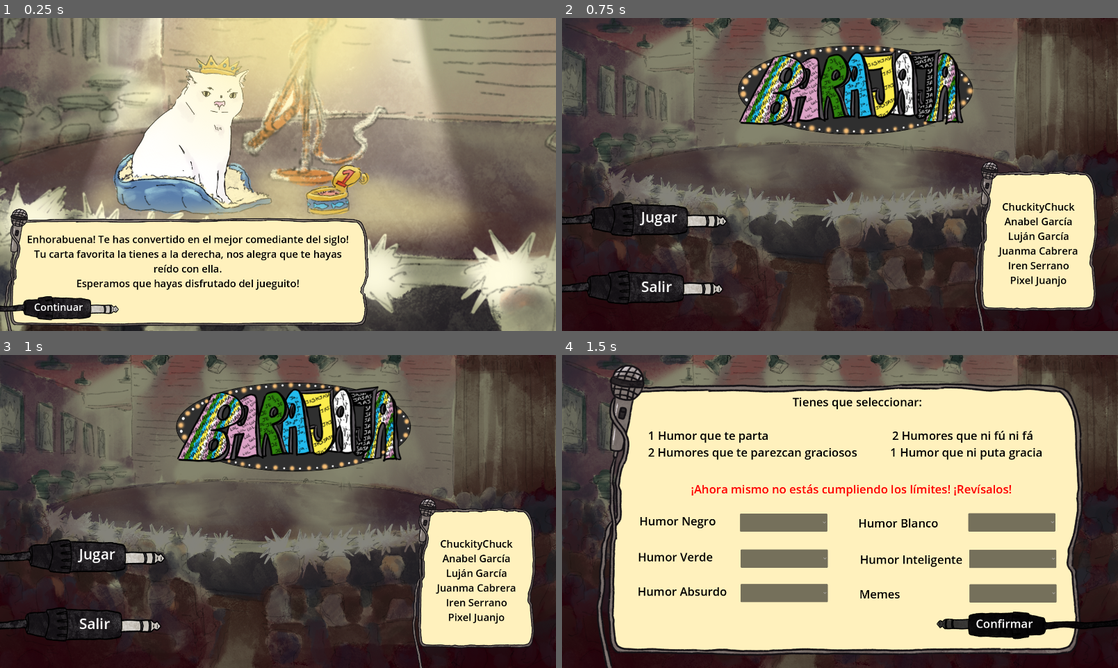
Above: before the commit, frames 1-4 (two rows, left to right).
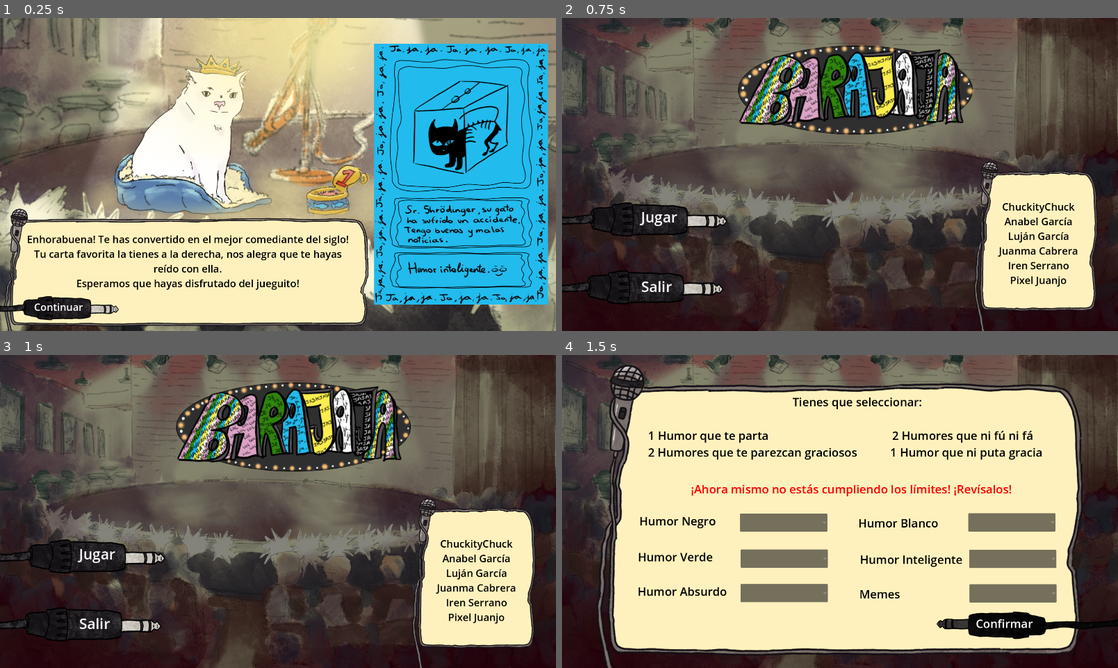
Above: after the commit, the same moments.

Repository: josediazerm/MakeMeLaugh
Game: Godot game, scene res://Scenes/Win/WinScene.tscn
Two runs of this game, one before a commit and one after it. Both use one fixed random seed, a clock stepped at 60 frames per second and the inputs below. This scene is started directly instead of the project's main scene.
Inputs:
- Up to frame 1 (0.25 s): no input
- Up to frame 2 (0.75 s): click "Continuar" at 0.5 s
- Up to frame 3 (1 s): no input
- Up to frame 4 (1.5 s): click "Jugar" at 1.25 s

The runs differ from the first frame. In frame 1, 26% of the frame differs, in the area x 67-99%, y 8-92%; in frame 2, nothing differs; in frame 3, nothing differs; in frame 4, nothing differs.
Error before the commit: Invalid assignment of property or key 'text' with value of type 'String' on a base object of type 'Nil'. (res://Scenes/Win/WinScene.gd:32)

Commit message:
free

Diff:
--- a/Make Me Laugh/Scenes/Win/WinScene.gd
+++ b/Make Me Laugh/Scenes/Win/WinScene.gd
@@ -2,14 +2,22 @@
 
 @export var data_manager : Node2D
 
-@export var label : Label
+@export var music_manager : Node2D
 
 var cards_played
 
 
 func _ready():
 	cards_played = data_manager.get_cards_played()
+	print(cards_played)
 	find_most_played_card()
+
+	music_manager.play(Constants.MENU_SOLO_INICIO_MUSIC )
+
+
+func _on_music_finished():
+
+	music_manager.play(Constants.MENU_SIN_INICIO_MUSIC )
 
 
 func find_most_played_card():
@@ -24,18 +32,21 @@
 	var most_played_card_value = 0
 	var most_played_card_key = ""
 
+	print(deck_freq)
+	print(most_played_card_value)
 	for key in deck_freq.keys():
 		if deck_freq[key] > most_played_card_value:
 			most_played_card_key = key
 			most_played_card_value = deck_freq[key]
 
-	label.text = most_played_card_key
 
 
 	var str = most_played_card_key.split("_")
 
 	var rec_str = "%s/%s/%s_%s%s"
 	rec_str = rec_str % [Constants.DEFAULT_CHISTES, str[1], str[2], str[3], Constants.SCENE_SUFFIX]
+
+	print(rec_str)
 
 	var card_load = load(rec_str)
 	var card_instance =  card_load.instantiate()
--- a/Make Me Laugh/Scenes/Win/WinScene.tscn
+++ b/Make Me Laugh/Scenes/Win/WinScene.tscn
@@ -1,12 +1,14 @@
-[gd_scene load_steps=4 format=3 uid="uid://u0ge6045w8ud"]
+[gd_scene load_steps=5 format=3 uid="uid://u0ge6045w8ud"]
 
 [ext_resource type="Script" path="res://Scenes/Win/WinScene.gd" id="1_7uo3i"]
 [ext_resource type="PackedScene" uid="uid://cw34kii6l1jgt" path="res://Managers/Scenes/DataManager.tscn" id="2_6k1fi"]
 [ext_resource type="Theme" uid="uid://da5n74cj02n0c" path="res://Theme/Game_Theme.tres" id="2_pgpuj"]
+[ext_resource type="PackedScene" uid="uid://b6kon4hjjlwwf" path="res://Scenes/MusicManager/music_manager.tscn" id="4_faobo"]
 
-[node name="WinScene" type="Node2D" node_paths=PackedStringArray("data_manager")]
+[node name="WinScene" type="Node2D" node_paths=PackedStringArray("data_manager", "music_manager")]
 script = ExtResource("1_7uo3i")
 data_manager = NodePath("DataManager")
+music_manager = NodePath("music_manager")
 
 [node name="Background" type="Panel" parent="."]
 offset_right = 1920.0
@@ -57,4 +59,9 @@
 
 [node name="DataManager" parent="." instance=ExtResource("2_6k1fi")]
 
+[node name="music_manager" parent="." instance=ExtResource("4_faobo")]
+
 [connection signal="pressed" from="Background/Panel/Continuar" to="." method="_on_continuar_pressed"]
+[connection signal="finished" from="music_manager/music" to="." method="_on_music_finished"]
+
+[editable path="music_manager"]
--- a/Make Me Laugh/save_data.tres
+++ b/Make Me Laugh/save_data.tres
@@ -1,26 +1,26 @@
-[gd_resource type="Resource" script_class="SaveSystem" load_steps=2 format=3]
+[gd_resource type="Resource" script_class="SaveSystem" load_steps=2 format=3 uid="uid://bfx5ee8pg6xhg"]
 
-[ext_resource type="Script" path="res://Resource/SaveSystem/savesystem.gd" id="1_5h38u"]
+[ext_resource type="Script" path="res://Resource/SaveSystem/savesystem.gd" id="1_ee65h"]
 
 [resource]
-script = ExtResource("1_5h38u")
-player_deck = ["/Absurdo/Absurdo_1", "/Absurdo/Absurdo_3", "/Absurdo/Absurdo_2", "/Meme/Meme_1", "/Meme/Meme_2", "/Inteligente/Inteligente_3", "/Negro/Negro_2"]
+script = ExtResource("1_ee65h")
+player_deck = ["/Absurdo/Absurdo_2", "/Meme/Meme_1", "/Inteligente/Inteligente_3", "/Blanco/Blanco_2", "/Blanco/Blanco_3", "/Negro/Negro_1", "/Meme/Meme_2"]
 enemy_deck = []
 player_stats = {
 "Absurdo": "Gracioso",
-"Blanco": "Ni puta gracia",
+"Blanco": "Ni fú ni fá",
 "Inteligente": "Ni fú ni fá",
-"Meme": "Ni fú ni fá",
+"Meme": "Ni puta gracia",
 "Negro": "Gracioso",
 "Verde": "Me parto"
 }
 enemy_stats = {
-"Absurdo": "Gracioso",
-"Blanco": "Gracioso",
-"Inteligente": "Ni fú ni fá",
+"Absurdo": "Ni fú ni fá",
+"Blanco": "Me parto",
+"Inteligente": "Gracioso",
 "Meme": "Ni puta gracia",
-"Negro": "Me parto",
-"Verde": "Ni fú ni fá"
+"Negro": "Ni fú ni fá",
+"Verde": "Gracioso"
 }
-cards_played = ["_Meme_Meme_2_tscn", "_Meme_Meme_2_tscn", "_Meme_Meme_1_tscn", "_Absurdo_Absurdo_2_tscn", "_Absurdo_Absurdo_1_tscn", "_Absurdo_Absurdo_3_tscn", "_Absurdo_Absurdo_3_tscn", "_Absurdo_Absurdo_2_tscn", "_Absurdo_Absurdo_2_tscn", "_Meme_Meme_2_tscn", "_Inteligente_Inteligente_3_tscn", "_Meme_Meme_1_tscn", "_Inteligente_Inteligente_3_tscn", "_Meme_Meme_1_tscn", "_Inteligente_Inteligente_3_tscn", "_Absurdo_Absurdo_1_tscn", "_Absurdo_Absurdo_3_tscn", "_Negro_Negro_2_tscn", "_Absurdo_Absurdo_1_tscn", "_Absurdo_Absurdo_2_tscn", "_Absurdo_Absurdo_2_tscn", "_Inteligente_Inteligente_3_tscn", "_Absurdo_Absurdo_3_tscn", "_Absurdo_Absurdo_2_tscn", "_Absurdo_Absurdo_1_tscn"]
+cards_played = ["_Blanco_Blanco_2_tscn", "_Meme_Meme_2_tscn", "_Negro_Negro_1_tscn", "_Inteligente_Inteligente_3_tscn", "_Absurdo_Absurdo_2_tscn", "_Inteligente_Inteligente_3_tscn"]
 tmp_cards_played = []
